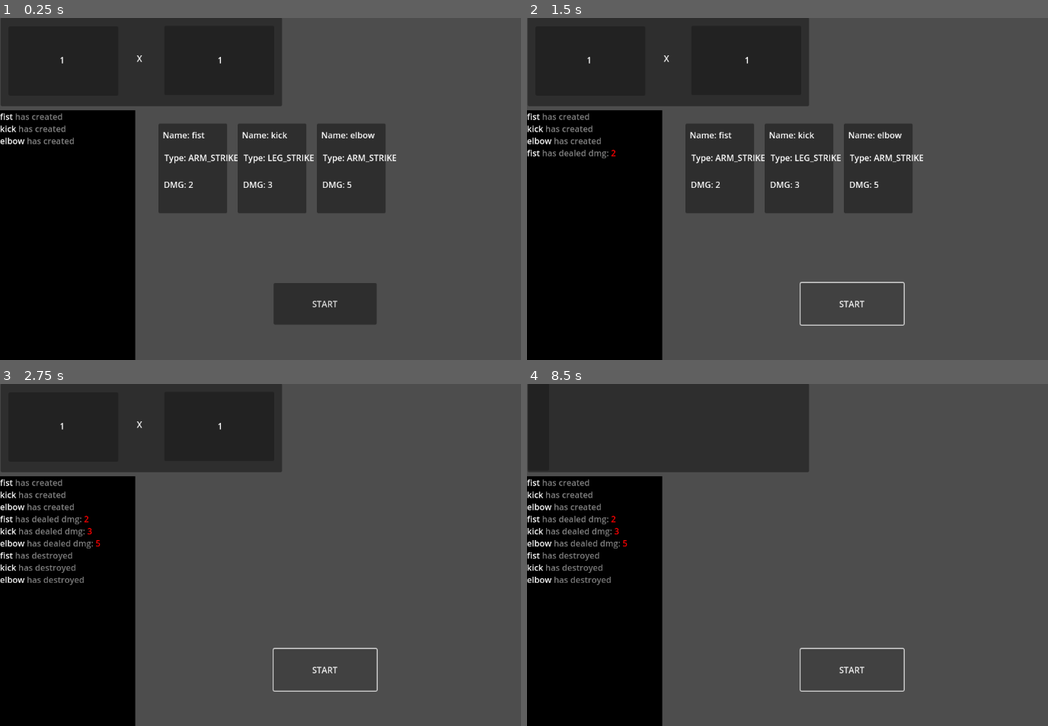
Above: before the commit, frames 1-4 (two rows, left to right).
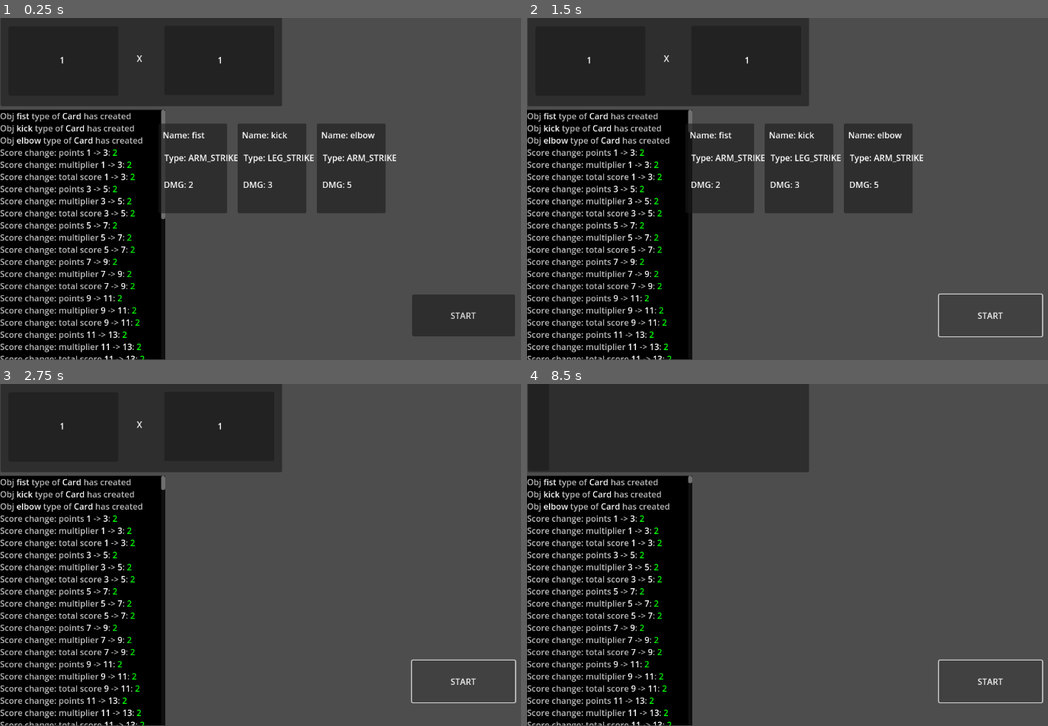
Above: after the commit, the same moments.

Repository: C0ldSt33l/Fighting-Card-Game
Game: Godot game, scene res://test_scene.tscn
Same seed, same stepped clock (60 frames per second), same inputs: the game is played once before the commit and once after it.
Inputs:
- Up to frame 1 (0.25 s): no input
- Up to frame 2 (1.5 s): click "START" at 0.5 s; click "START" at 1.25 s
- Up to frame 3 (2.75 s): click "START" at 2 s
- Up to frame 4 (8.5 s): tap Enter at 3.5, 5, 6.5 s; tap Space at 4.25, 5.75, 7.25 s

The runs differ from the first frame. In frame 1, 14% of the frame differs, in the area x 0-99%, y 26-100%; in frame 2, 9.8%; in frame 3, 10%; in frame 4, 10%.
Error before the commit: Out of bounds get index '0' (on base: 'Array[Card]') (res://test_scene.gd:66)
Error after the commit: Out of bounds get index '0' (on base: 'Array[Card]') (res://test_scene.gd:70)

Commit message:
add `Logger`

Diff:
--- a/card/card.gd
+++ b/card/card.gd
@@ -56,16 +56,16 @@
 var effects: Array[Callable] = []
 
 
-signal created(name: String)
-signal played(name: String, dealed_dmg: int)
-signal destroyed(name: String)
+signal created(c: Card)
+signal played(c: Card)
+signal destroyed(c: Card)
 
 
 func _ready() -> void:
 	self.name_label.text += str(self.card_name)
 	self.type_label.text += str(ACTION_TYPE.keys()[self.type])
 	self.dmg_label.text += str(self.dmg)
-	self.created.emit(self.card_name)
+	self.created.emit(self)
 
 
 func play() -> void:
@@ -74,7 +74,7 @@
 	for effect in self.effects:
 		dmg += effect.call()
 
-	self.played.emit(self.card_name, dmg)
+	self.played.emit(self)
 
 
 func add_tags(new_tags: Dictionary) -> void:
@@ -94,4 +94,4 @@
 
 
 func _exit_tree() -> void:
-	self.destroyed.emit(self.card_name)
+	self.destroyed.emit(self)
--- a/counter/counter.gd
+++ b/counter/counter.gd
@@ -14,10 +14,18 @@
 var final_points_label:Label
 
 var final_points = 0
-var point :int = 1
-var multipliter :int = 1
+var point :int = 1  :
+	set = set_points
+var multipliter :int = 1 :
+	set = set_multipliter
 
 var is_result_calculated: bool = false
+
+
+signal points_changed(old: int, new: int, diff: int)
+signal multiplier_changed(old: int, new: int, diff: int)
+signal total_score_changed(old: int, new: int, diff: int)
+
 
 func _ready() -> void:
 	Label_x = get_node("X")
@@ -50,13 +58,17 @@
 		return
 
 func set_points(value: int)-> void:
+	self.points_changed.emit(self.point, value, value - self.point)
 	point = value
 
 func get_points()-> int:
 	return point
 
+
 func set_multipliter(value: int)-> void:
+	self.multiplier_changed.emit(self.multipliter, value, value - self.multipliter)
 	multipliter = value
+
 
 func get_multipliter()-> int:
 	return multipliter
--- a/global/combos.gd
+++ b/global/combos.gd
@@ -7,7 +7,7 @@
 		'Price': 15,
 		'points':10,
 		'multipliter':2,
-		'check': func()-> void: print('big combo')
+		'effect': func()-> void: print('big combo')
 	},
 	'Big Combo':
 	{
@@ -15,6 +15,6 @@
 		'Price': 25,
 		'points':10,
 		'multipliter':2,
-		'check': func()-> void: print('big combo')
+		'effect': func()-> void: print('big combo')
 	}
 }
--- /dev/null
+++ b/logger/logger.gd
@@ -0,0 +1,73 @@
+class_name Logger
+extends RichTextLabel
+
+var OBJ_PLACEHOLDER := 'Obj %s type of %s' % [colorful('%s', Color.WHITE), colorful('%s', Color.WHITE)]
+
+'''
+Possible colorful log elements:
+	- log type
+	- obj name
+	- obj type
+	- Score:
+		- old val
+		- new val
+		- diff
+'''
+
+
+func _ready() -> void:
+	self.bbcode_enabled = true
+	self.add_theme_color_override('default_color', Color.GRAY)
+
+
+func put_text(text: String) -> void:
+	self.append_text(text + '\n')
+
+
+func obj_has_created_log(obj: Variant) -> void:
+	var name_and_type := self.get_obj_name_and_type(obj)
+	self.put_text((OBJ_PLACEHOLDER + ' has created') % name_and_type)
+
+
+func change_points_log(old: int, new: int, diff: int) -> void:
+	var diff_color := Color.RED if diff < 0 else Color.GREEN
+	var placeholder := 'Score change: points %s -> %s: %s' % [colorful('%d', Color.WHITE), colorful('%d', Color.WHITE), colorful('%d', diff_color)]
+	self.put_text(placeholder % [old, new, diff])
+
+
+func change_multiplier_log(old: int, new: int, diff: int) -> void:
+	var diff_color := Color.RED if diff < 0 else Color.GREEN
+	var placeholder := 'Score change: multiplier %s -> %s: %s' % [colorful('%d', Color.WHITE), colorful('%d', Color.WHITE), colorful('%d', diff_color)]
+	self.put_text(placeholder % [old, new, diff])
+
+
+func change_total_score_log(old: int, new: int, diff: int) -> void:
+	var diff_color := Color.RED if diff < 0 else Color.GREEN
+	var placeholder := 'Score change: total score %s -> %s: %s' % [colorful('%d', Color.WHITE), colorful('%d', Color.WHITE), colorful('%d', diff_color)]
+	self.put_text(placeholder % [old, new, diff])
+
+
+func card_has_played_log(card: Card) -> void:
+	var placeholder := 'Card ' + colorful('%s', Color.WHITE) + ' has dealed dmg: ' + colorful('%d', Color.RED)
+	self.put_text(placeholder % [card.card_name, card.dmg])
+
+
+func obj_has_destroyed_log(obj: Variant) -> void:
+	var name_and_type := self.get_obj_name_and_type(obj)
+	self.put_text((OBJ_PLACEHOLDER + ' has destroyed') % name_and_type)
+
+
+func get_obj_name_and_type(obj: Variant) -> Array[String]:
+	var obj_class: String = obj.get_script().get_global_name()
+	var obj_name: String
+	match obj_class:
+		'Card':
+			obj_name = (obj as Card).card_name
+		_:
+			obj_name = obj.name
+
+	return [obj_name, obj_class]
+
+
+static func colorful(text: String, c: Color) -> String:
+	return '[color=#%s]%s[/color]' % [c.to_html(), text]
--- /dev/null
+++ b/logger/logger.tscn
@@ -0,0 +1,12 @@
+[gd_scene load_steps=3 format=3 uid="uid://oloaocbsreqn"]
+
+[ext_resource type="Script" path="res://logger/logger.gd" id="1_tklhb"]
+
+[sub_resource type="StyleBoxFlat" id="StyleBoxFlat_irpl0"]
+bg_color = Color(0, 0, 0, 1)
+
+[node name="Logger" type="RichTextLabel"]
+theme_override_colors/default_color = Color(0.544974, 0.544974, 0.544974, 1)
+theme_override_styles/normal = SubResource("StyleBoxFlat_irpl0")
+bbcode_enabled = true
+script = ExtResource("1_tklhb")
--- a/test_scene.gd
+++ b/test_scene.gd
@@ -1,6 +1,6 @@
 extends Node2D
 
-@onready var logger := $Logger as RichTextLabel
+@onready var logger := $Logger as Logger
 @onready var timer := $Timer as Timer
 @onready var counter := $Counter as Counter
 
@@ -8,6 +8,10 @@
 var cur_card := 0
 
 func _ready() -> void:
+	self.counter.points_changed.connect(self.logger.change_points_log)
+	self.counter.points_changed.connect(self.logger.change_multiplier_log)
+	self.counter.points_changed.connect(self.logger.change_total_score_log)
+
 	var configs := [
 		{
 			'card_name': 'fist',
@@ -42,7 +46,7 @@
 
 
 func action_log(name: String, dmg: int) -> void:
-	self.add_text('[color=white]%s[/color] has dealed dmg: [color=red]%d[/color]' % [name, dmg])
+	self.add_text('[color=white]%s[/color] has dealed dmg: [color=red]%s[/color]' % [name, dmg])
 
 
 func destroy_log(name: String) -> void:
@@ -75,9 +79,9 @@
 		func (c: Card) -> void:
 			c.add_tags(config)
 			c.position = pos
-			c.created.connect(self.create_log)
-			c.played.connect(self.action_log)
-			c.destroyed.connect(self.destroy_log)
+			c.created.connect(self.logger.obj_has_created_log)
+			c.played.connect(self.logger.card_has_played_log)
+			c.destroyed.connect(self.logger.obj_has_destroyed_log)
 	)
 
 	self.cards.append(card)
--- a/test_scene.tscn
+++ b/test_scene.tscn
@@ -2,36 +2,31 @@
 
 [ext_resource type="Script" path="res://test_scene.gd" id="1_1fton"]
 [ext_resource type="PackedScene" uid="uid://bnv0hy2jwwtgd" path="res://counter/counter.tscn" id="2_wm142"]
-
-[sub_resource type="StyleBoxFlat" id="StyleBoxFlat_awrn8"]
-bg_color = Color(0, 0, 0, 1)
+[ext_resource type="PackedScene" uid="uid://oloaocbsreqn" path="res://logger/logger.tscn" id="3_myrt5"]
 
 [node name="Test scene" type="Node2D"]
 script = ExtResource("1_1fton")
-
-[node name="Logger" type="RichTextLabel" parent="."]
-custom_minimum_size = Vector2(100, 0)
-offset_top = 175.0
-offset_right = 256.0
-offset_bottom = 648.0
-size_flags_horizontal = 4
-size_flags_vertical = 4
-theme_override_colors/default_color = Color(0.497474, 0.497474, 0.497474, 1)
-theme_override_styles/normal = SubResource("StyleBoxFlat_awrn8")
-bbcode_enabled = true
-scroll_following = true
 
 [node name="Timer" type="Timer" parent="."]
 wait_time = 0.5
 
 [node name="Button" type="Button" parent="."]
-offset_left = 518.0
-offset_top = 502.0
-offset_right = 713.0
-offset_bottom = 581.0
+offset_left = 780.0
+offset_top = 524.0
+offset_right = 975.0
+offset_bottom = 603.0
 text = "START"
 
 [node name="Counter" parent="." instance=ExtResource("2_wm142")]
 
+[node name="Logger" parent="." instance=ExtResource("3_myrt5")]
+custom_minimum_size = Vector2(100, 100)
+anchors_preset = 9
+anchor_bottom = 1.0
+offset_top = 174.0
+offset_right = 313.0
+offset_bottom = 647.0
+grow_vertical = 2
+
 [connection signal="timeout" from="Timer" to="." method="play_card"]
 [connection signal="pressed" from="Button" to="." method="start_round"]
